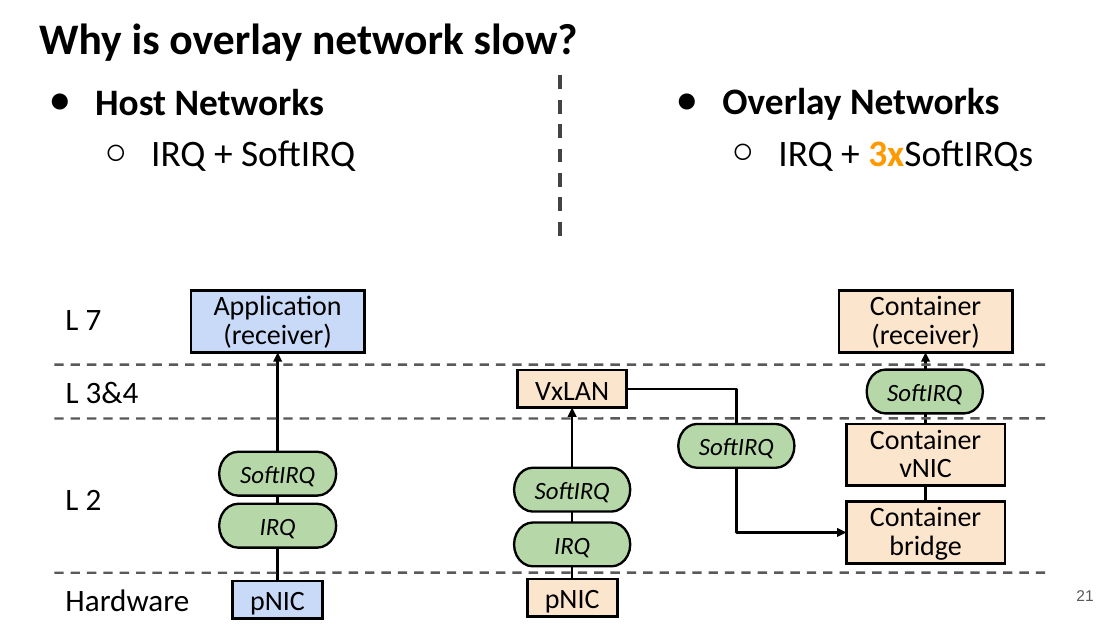
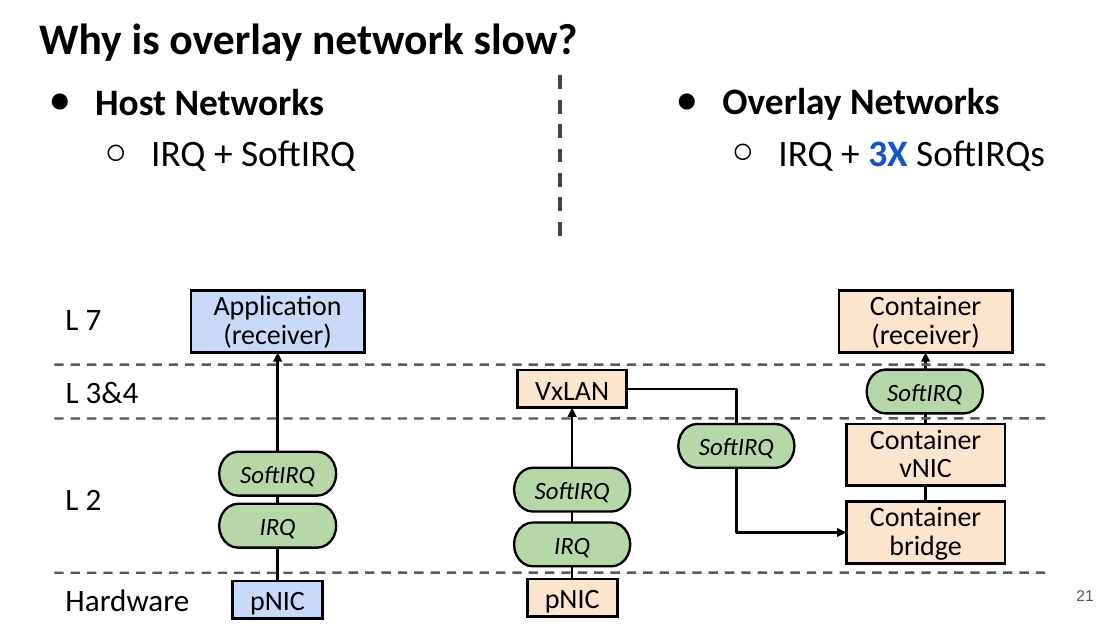
Before and after one commit to kevinsuo/kevinsuo.github.io, a slide deck: slide 21 of ksuo_homepage_files/eurosys21-slides.pptx. Drawn at 1120x630 pixels with LibreOffice and Linux fonts; fonts in the diff are those of the drawing. Boxes give left, top, right and bottom in pixels: in the first picture for what was removed or moved away, otherwise in the second. Text is boxed around its words. In the diff, an @@ line names an element or a change of style, - is before the commit and + after.

```diff
--- a/ksuo_homepage_files/eurosys21-slides.pptx
+++ b/ksuo_homepage_files/eurosys21-slides.pptx
@@ text at (x1=778, y1=140, x2=1045, y2=171): text changed @@
-  ○ IRQ + 3xSoftIRQs
+  ○ IRQ + 3X SoftIRQs
```
Also in this commit, not shown: 25 other slides changed, 4 slides added, 17 slides removed, 1 other file.
